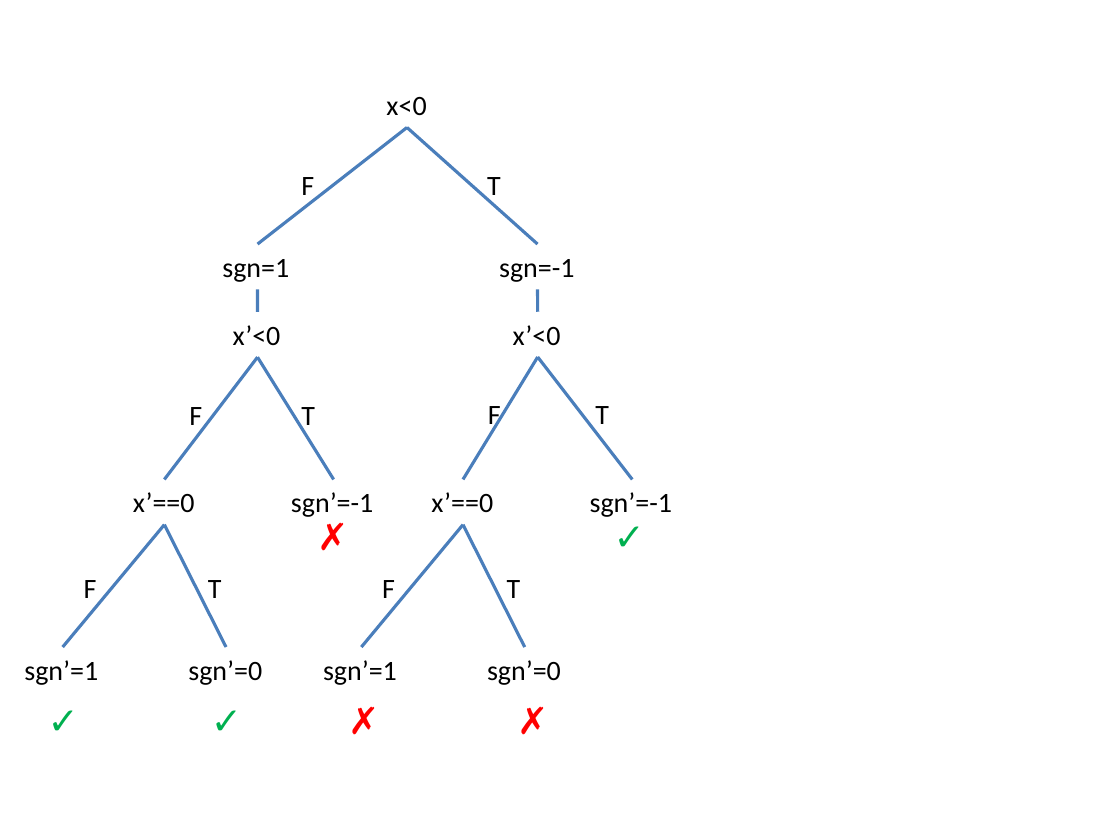
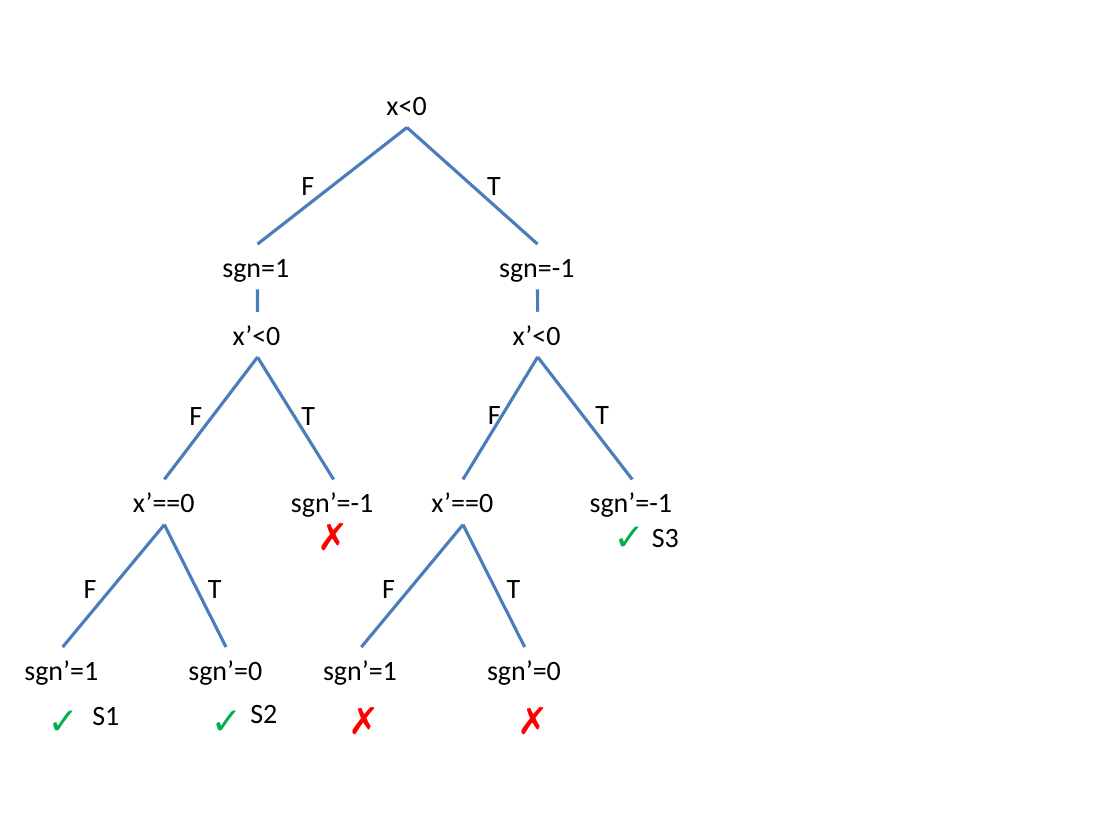
Before and after one commit to tech-srl/differential, a slide deck: slide 1 of Doc/figures/sign-graph-joint.pptx. Drawn at 1120x840 pixels with LibreOffice and Linux fonts; fonts in the diff are those of the drawing. Boxes give left, top, right and bottom in pixels: in the first picture for what was removed or moved away, otherwise in the second. Text is boxed around its words. In the diff, an @@ line names an element or a change of style, - is before the commit and + after.

```diff
--- a/Doc/figures/sign-graph-joint.pptx
+++ b/Doc/figures/sign-graph-joint.pptx
@@ text added at <box>652,529,679,548</box>, 18 pt, text #000000 @@
+S3
@@ text added at <box>92,707,119,726</box>, 18 pt, text #000000 @@
+S1
@@ text added at <box>250,705,277,724</box>, 18 pt, text #000000 @@
+S2
```
Also in this commit, not shown: 1 other file.
